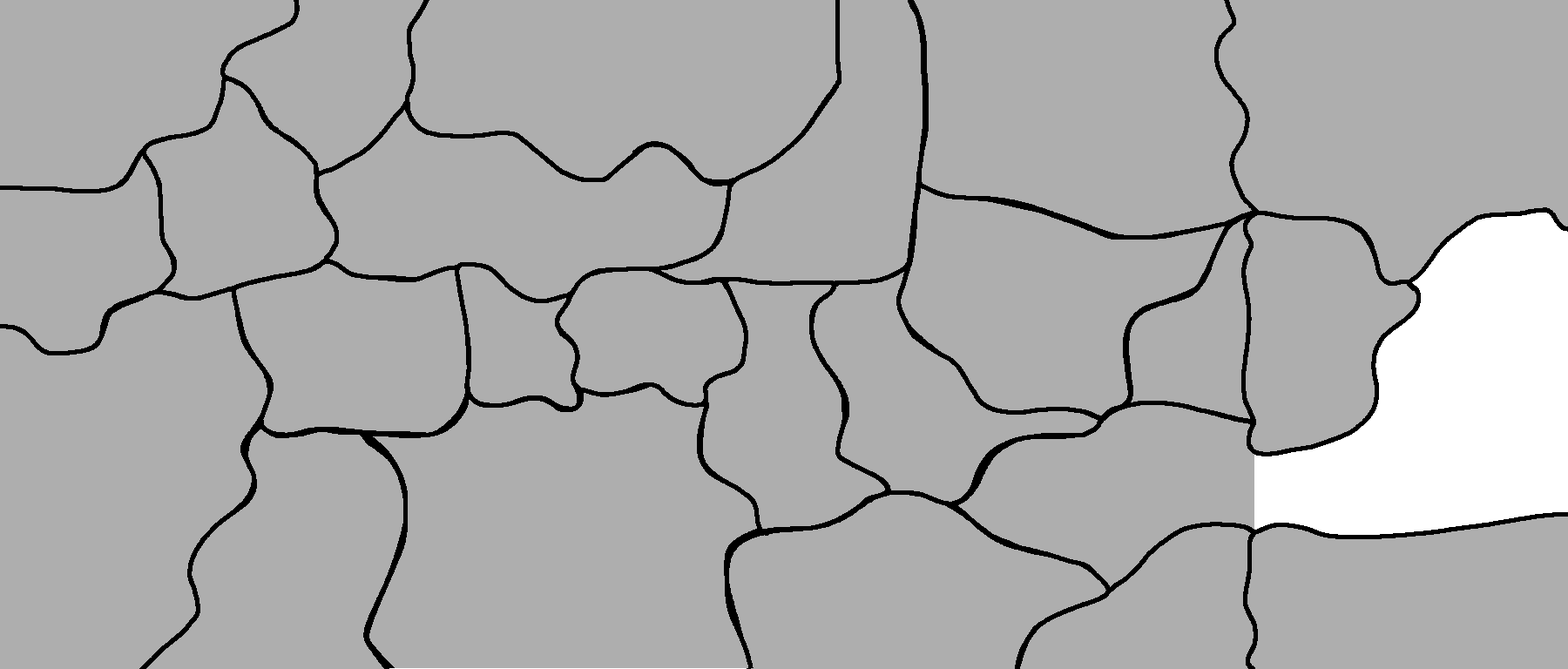
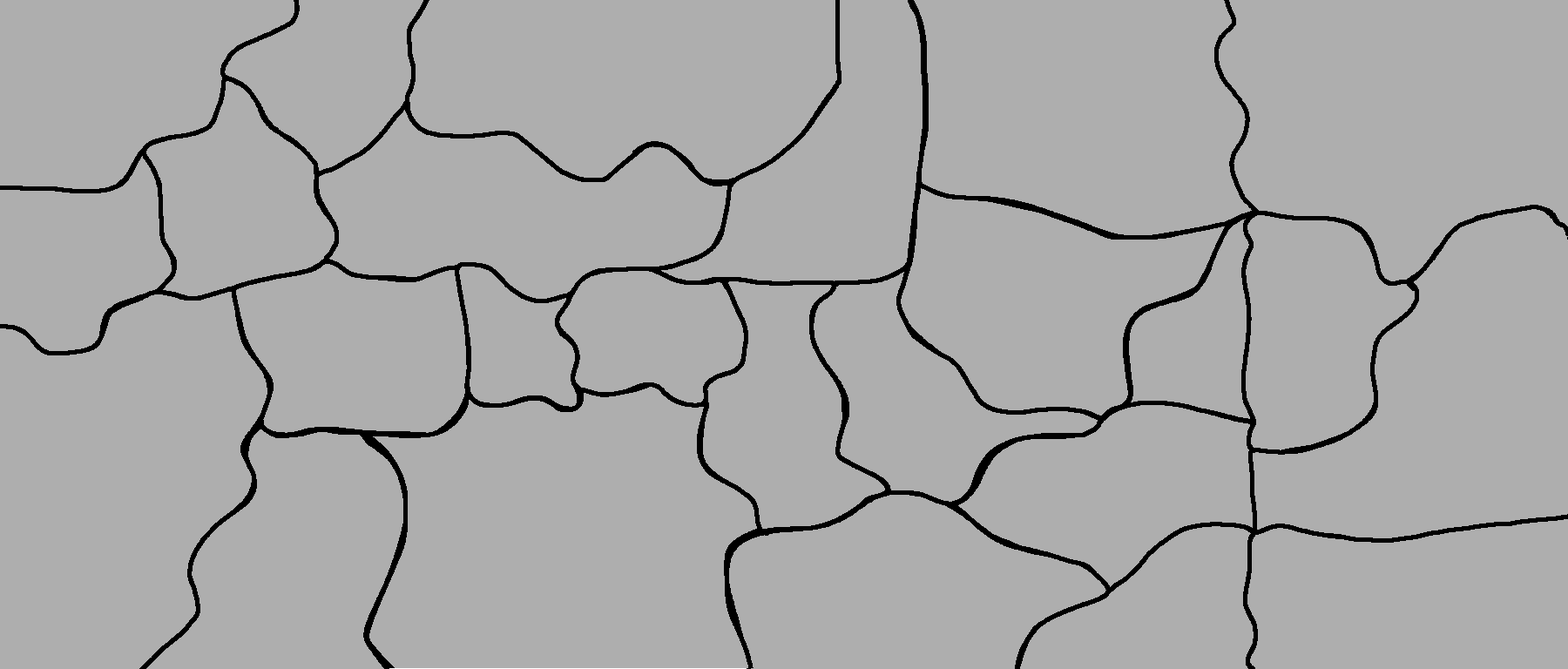
The second 1568×669 image is a revision of the first. Changes to its layers:
added layer "UnknownLands" above "ocean" over bbox(1248, 204, 1568, 543)
